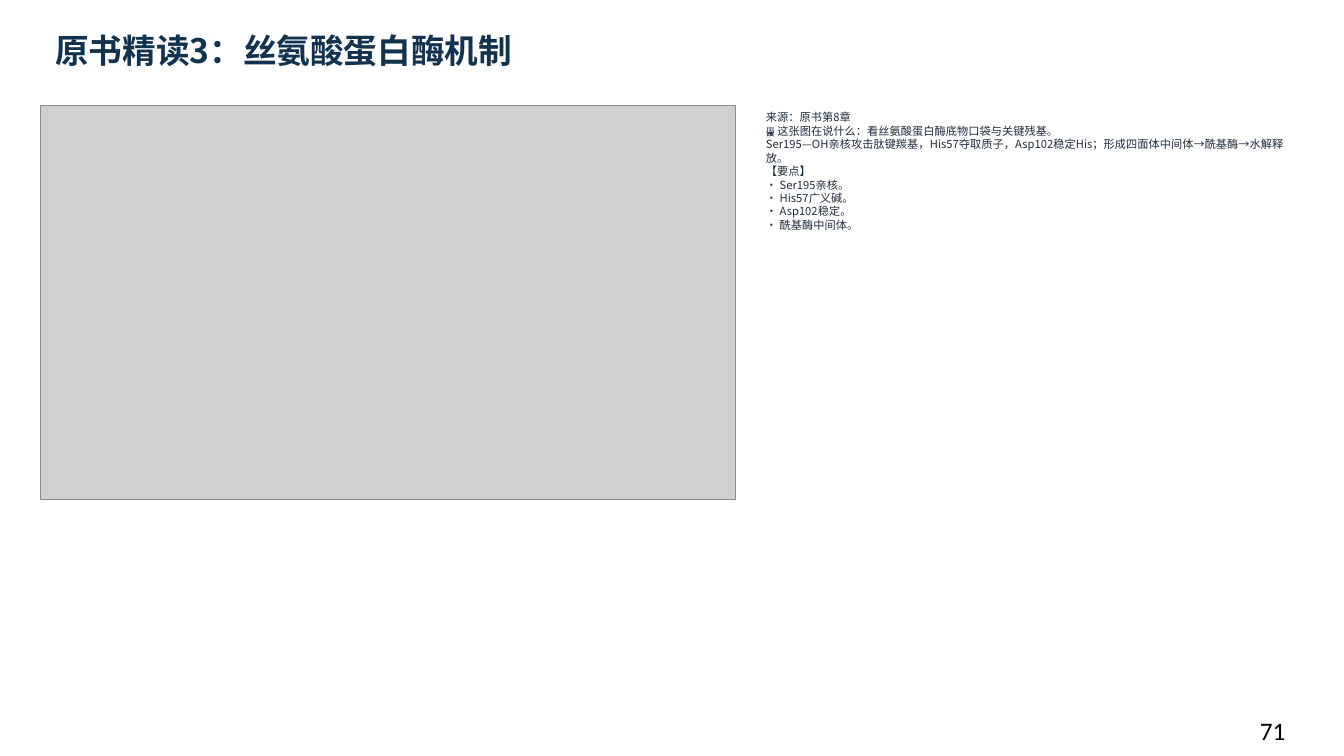
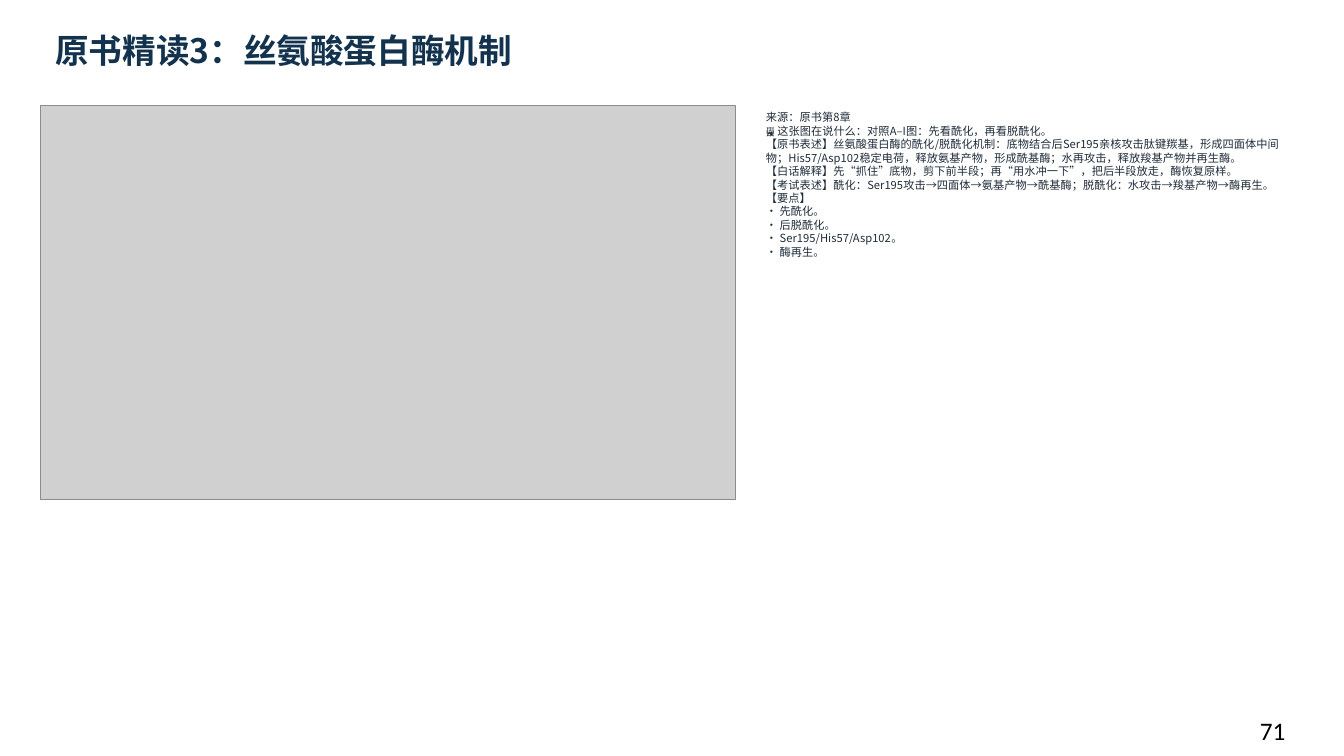
Before and after one commit to newkan-li/Biochemistry, a slide deck: slide 71 of downloads/bc08-ai-style.pptx. Drawn at 1344x756 pixels with LibreOffice and Linux fonts; fonts in the diff are those of the drawing; grey boxes stand for pictures. Boxes give left, top, right and bottom in pixels: in the first picture for what was removed or moved away, otherwise in the second. Text is boxed around its words. In the diff, an @@ line names an element or a change of style, - is before the commit and + after.

Commit message:
bc08关键机制页改为原书表述+白话解释+考试表述;版本20261112bzw

```diff
--- a/downloads/bc08-ai-style.pptx
+++ b/downloads/bc08-ai-style.pptx
@@ text at [766, 111, 1279, 257]: text changed @@
-来源：原书第8章
-🖼 这张图在说什么：看丝氨酸蛋白酶底物口袋与关键残基。
-Ser195—OH亲核攻击肽键羰基，His57夺取质子，Asp102稳定His；形成四面体中间体→酰基酶→水解释放。
-【要点】
-• Ser195亲核。
-• His57广义碱。
-• Asp102稳定。
-• 酰基酶中间体。
+来源：原书第8章
+🖼 这张图在说什么：对照A–I图：先看酰化，再看脱酰化。
+【原书表述】丝氨酸蛋白酶的酰化/脱酰化机制：底物结合后Ser195亲核攻击肽键羰基，形成四面体中间物；His57/Asp102稳定电荷，释放氨基产物，形成酰基酶；水再攻击，释放羧基产物并再生酶。
+【白话解释】先“抓住”底物，剪下前半段；再“用水冲一下”，把后半段放走，酶恢复原样。
+【考试表述】酰化：Ser195攻击→四面体→氨基产物→酰基酶；脱酰化：水攻击→羧基产物→酶再生。
+【要点】
+• 先酰化。
+• 后脱酰化。
+• Ser195/His57/Asp102。
+• 酶再生。
```
Also in this commit, not shown: 6 other slides changed, 6 other files.
